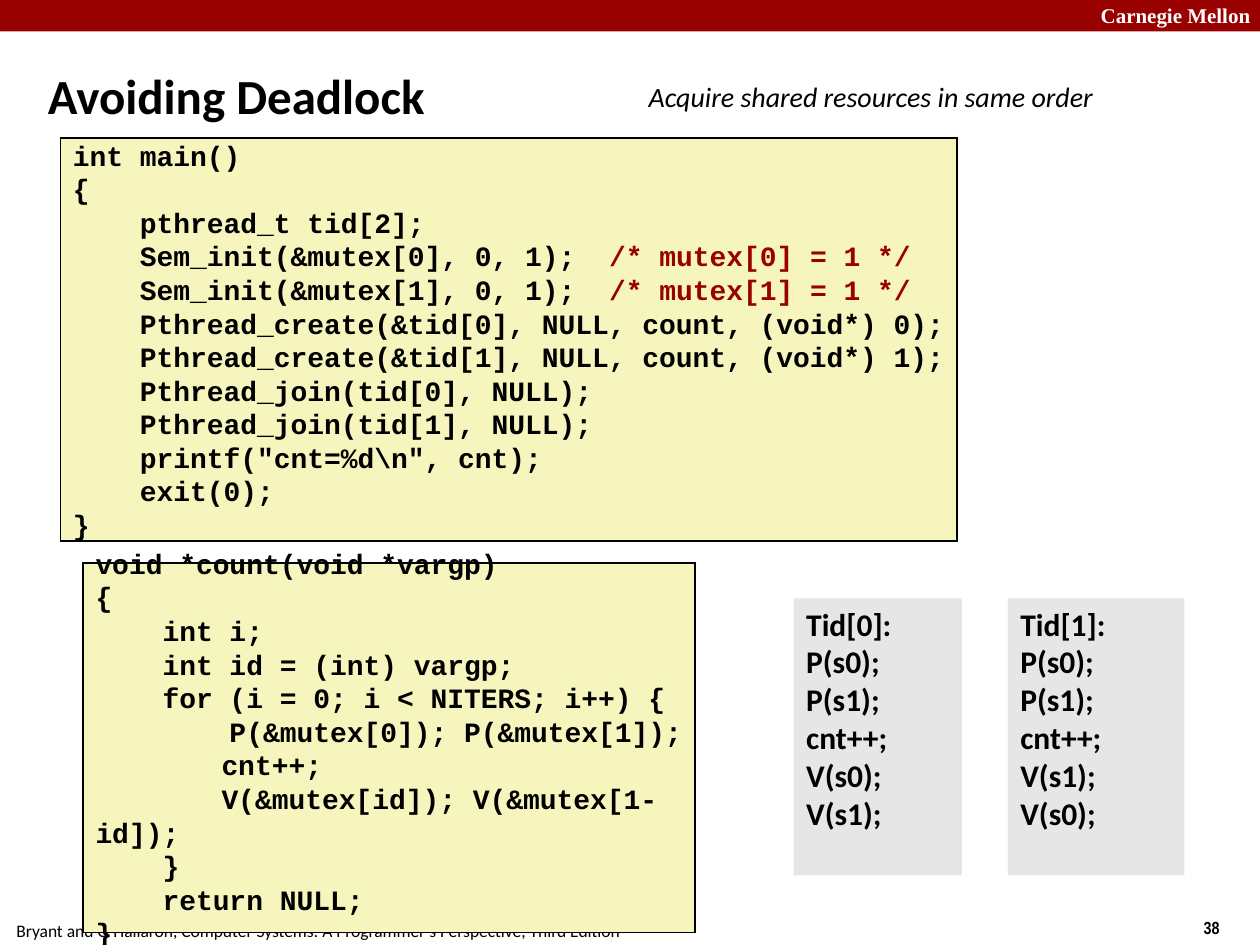
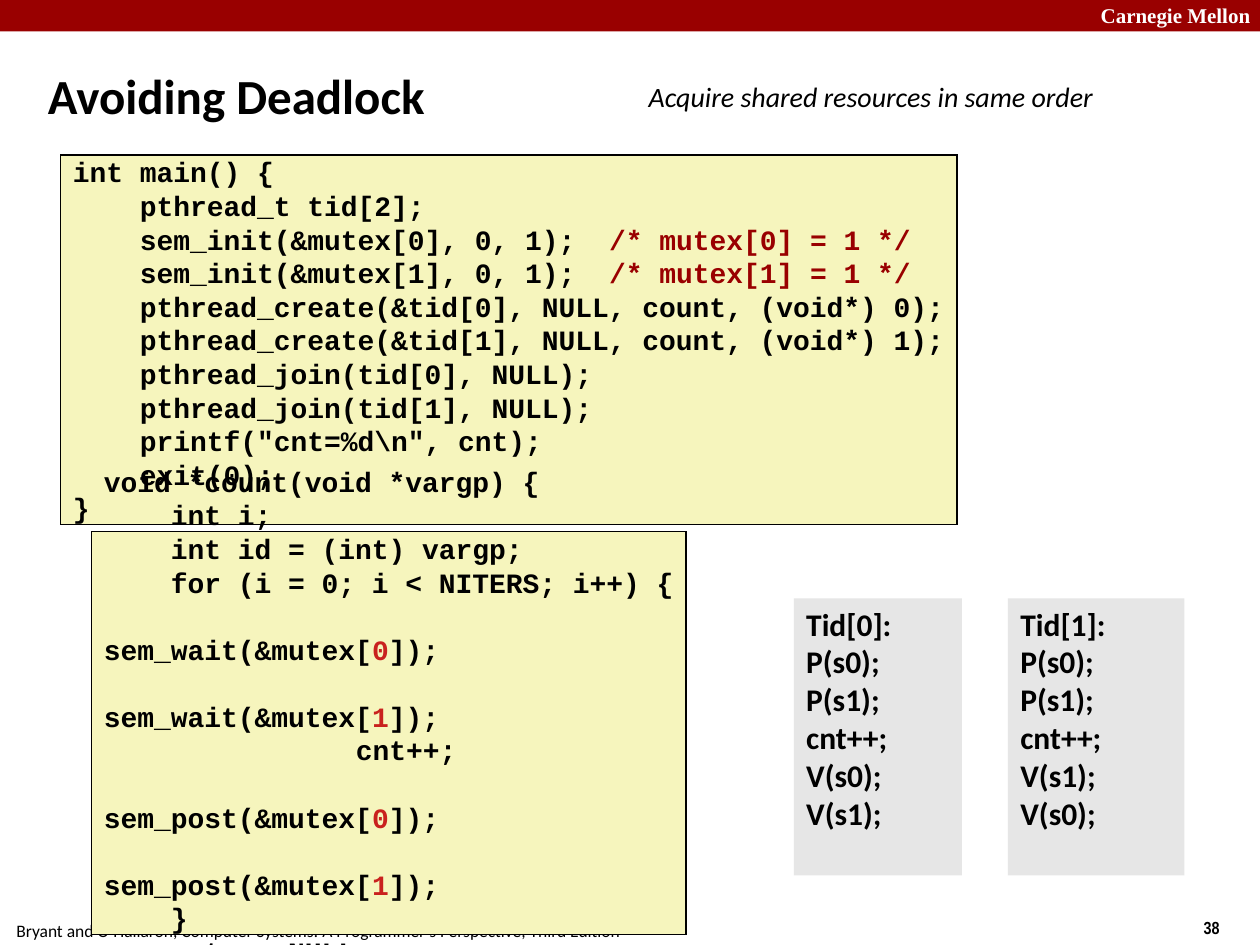
Before and after one commit to diku-dk/hpps-e2023-pub, a slide deck: slide 38 of material/6-l-2/concurrent programming II.odp. Drawn at 1260x945 pixels with LibreOffice and Linux fonts; fonts in the diff are those of the drawing. Boxes give left, top, right and bottom in pixels: in the first picture for what was removed or moved away, otherwise in the second. Text is boxed around its words. In the diff, an @@ line names an element or a change of style, - is before the commit and + after.

```diff
--- a/material/6-l-2/concurrent programming II.odp
+++ b/material/6-l-2/concurrent programming II.odp
@@ rectangle "int main() {" resized from (x1=60, y1=139, x2=956, y2=542) to (x1=60, y1=155, x2=956, y2=524) @@
@@ text in rectangle at (x1=73, y1=163, x2=241, y2=188): text changed @@
-int main()
-{
+int main() {
@@ text in rectangle at (x1=140, y1=230, x2=944, y2=424): text changed @@
-Sem_init(&mutex[0], 0, 1); /* mutex[0] = 1 */
-Sem_init(&mutex[1], 0, 1); /* mutex[1] = 1 */
-Pthread_create(&tid[0], NULL, count, (void*) 0);
-Pthread_create(&tid[1], NULL, count, (void*) 1);
-Pthread_join(tid[0], NULL);
-Pthread_join(tid[1], NULL);
+sem_init(&mutex[0], 0, 1); /* mutex[0] = 1 */
+sem_init(&mutex[1], 0, 1); /* mutex[1] = 1 */
+pthread_create(&tid[0], NULL, count, (void*) 0);
+pthread_create(&tid[1], NULL, count, (void*) 1);
+pthread_join(tid[0], NULL);
+pthread_join(tid[1], NULL);
@@ rectangle "void *count(void *vargp) {" resized from (x1=83, y1=563, x2=694, y2=932) to (x1=92, y1=532, x2=687, y2=935) @@
@@ text in rectangle at (x1=104, y1=472, x2=506, y2=498): text changed @@
-void *count(void *vargp)
-{
+void *count(void *vargp) {
@@ text in rectangle at (x1=104, y1=640, x2=439, y2=733): text changed @@
-P(&mutex[0]); P(&mutex[1]);
+sem_wait(&mutex[0]);
+sem_wait(&mutex[1]);
@@ text in rectangle at (x1=104, y1=808, x2=439, y2=901): text changed @@
-V(&mutex[id]); V(&mutex[1-id]);
+sem_post(&mutex[0]);
+sem_post(&mutex[1]);
```
Also in this commit, not shown: 9 other slides changed, 10 other files.
